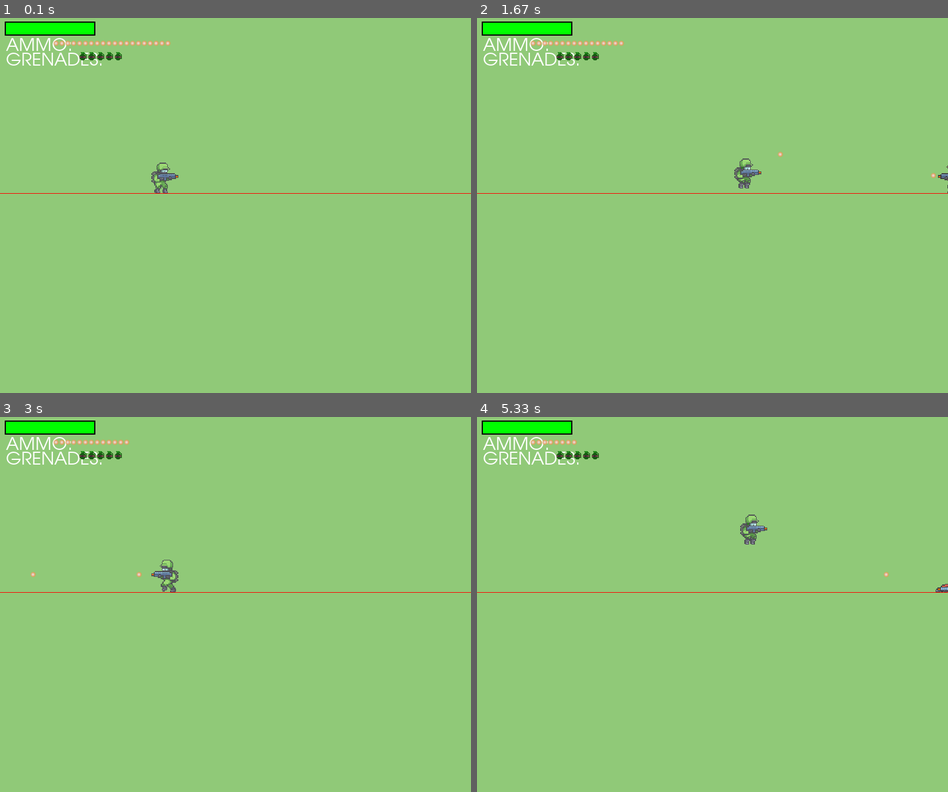
Above: before the commit, frames 1-4 (two rows, left to right).
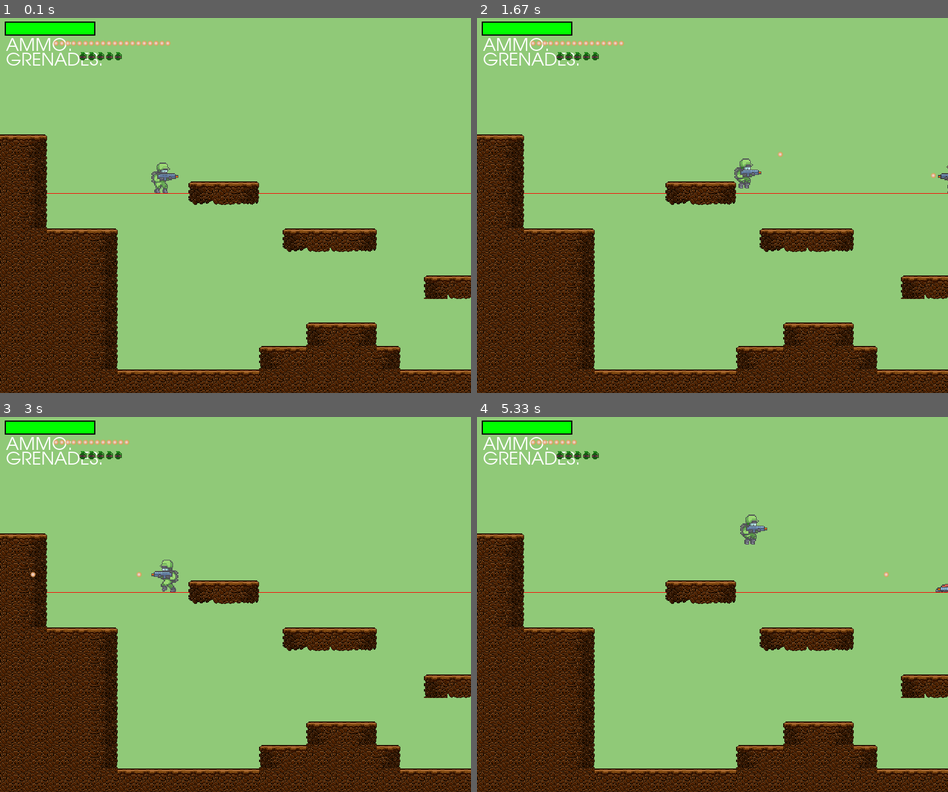
Above: after the commit, the same moments.

Repository: weitnow/pygame_shooter
Game: pygame game, started from main.py
Two runs of this game, one before a commit and one after it. Both use one fixed random seed, a clock stepped at 60 frames per second and the inputs below.
Inputs:
- Up to frame 1 (0.1 s): no input
- Up to frame 2 (1.67 s): tap Space at 0.33, 0.73, 1.03, 1.23, 1.57 s; hold D 0.67-1.13 s; hold W 1.17-1.47 s; hold D from 1.5 s (still down)
- Up to frame 3 (3 s): tap Space at 1.87, 2.07, 2.37, 2.63, 2.93 s; release D at 1.97 s; hold A 2-2.53 s; hold A 2.57-2.97 s
- Up to frame 4 (5.33 s): hold W 3-3.37 s; tap Space at 3.07, 3.47, 3.77, 4.13, 4.43, 4.63, 4.93, 5.13 s; hold D 3.4-4.03 s; hold A 4.07-4.53 s; hold D 4.57-5.03 s; hold W from 5.07 s (still down)

The runs differ from the first frame. In frame 1, 24% of the frame differs, in the area x 0-100%, y 31-100%; in frame 2, 24%; in frame 3, 24%; in frame 4, 24%.

Commit message:
created world class with process_data method and world draw method

Diff:
--- a/main.py
+++ b/main.py
@@ -278,6 +278,10 @@
                         pass
         return player, health_bar
 
+    def draw(self):
+        for tile in self.obstacle_list:
+            screen.blit(tile[0], tile[1])
+
 class ItemBox(pygame.sprite.Sprite):
     def __init__(self, item_type, x, y):
         pygame.sprite.Sprite.__init__(self)
@@ -446,8 +450,10 @@
 while run:
 
     clock.tick(FPS)
-
+    #update background
     draw_bg()
+    #draw world map
+    world.draw()
     # show player health
     health_bar.draw(player.health)
 
